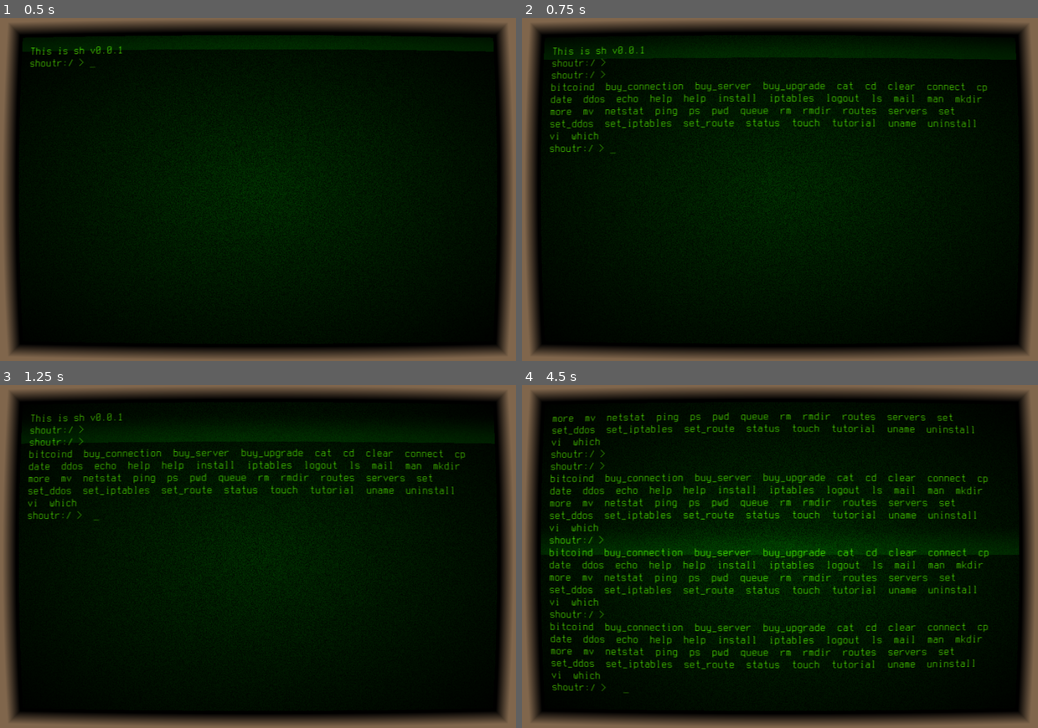
Above: before the commit, frames 1-4 (two rows, left to right).
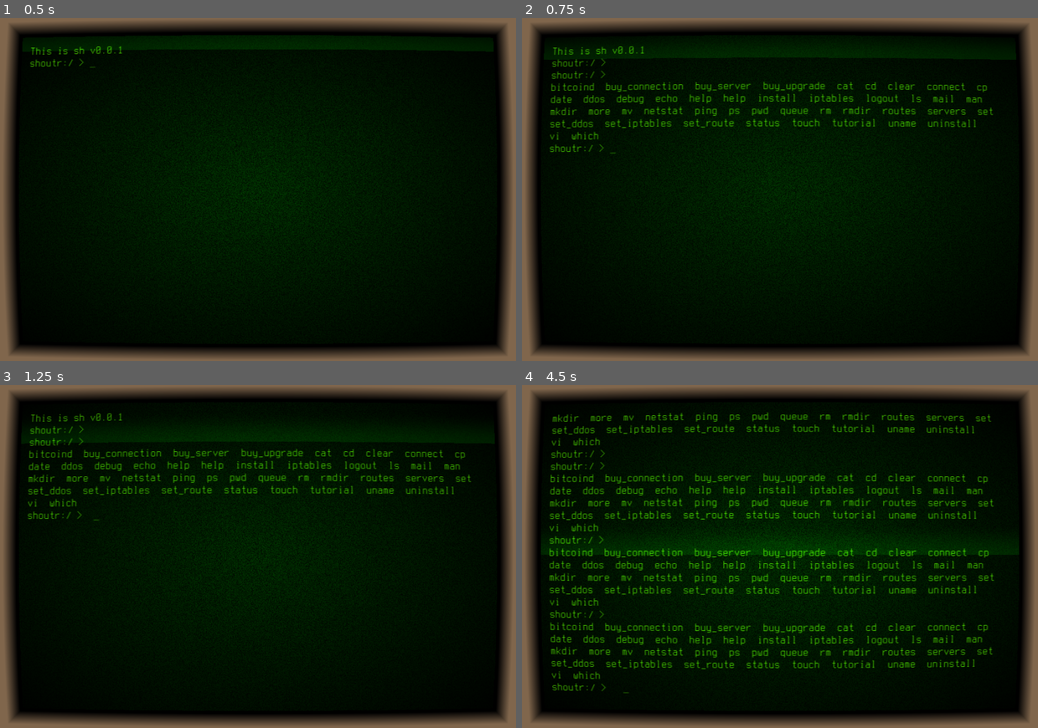
Above: after the commit, the same moments.

Repository: SmBe19/LD46
Game: Godot game, scene res://scn/root.tscn
Same seed, same stepped clock (60 frames per second), same inputs: the game is played once before the commit and once after it.
Inputs:
- Up to frame 1 (0.5 s): no input
- Up to frame 2 (0.75 s): tap Enter at 0.5 s; hold Right from 0.53 s (still down); tap Tab at 0.6 s
- Up to frame 3 (1.25 s): keep holding Right; tap Space at 0.77 s
- Up to frame 4 (4.5 s): release Right at 1.28 s; hold Down 1.28-2.03 s; tap Tab at 1.35, 2.3, 3.05, 3.6, 4.35 s; tap Space at 1.52, 3.02, 3.77 s; hold Right 2.03-2.78 s; tap Backspace at 2.1 s; hold Up 2.78-3.53 s; tap Enter at 2.85 s; hold Left from 3.53 s (still down)

Frame 1 is identical in both runs. In frame 2, 1.3% of the frame differs, in the area x 6-92%, y 22-29%; in frame 3, 1.2%; in frame 4, 4.5%, in the area x 6-92%, y 7-80%.

Commit message:
add complaint mails, better autocomplete, bring back debug

Diff:
--- a/cfg/users.json
+++ b/cfg/users.json
@@ -1,11 +1,13 @@
 [
     {
 	"name" : "Henricus Wallace",
-	"politeness" : 1.0,
+	"mail" : "hwallace@wallaceinc.biz",
+	"politeness" : 0.8,
 	"hacker" : false
     },
     {
 	"name" : "Teodosio Egger",
+	"mail" : "teo@mail.at",
 	"politeness" : 0.8,
 	"hacker" : false
     }
--- /dev/null
+++ b/src/cmd/debug.gd
@@ -0,0 +1,19 @@
+extends Process
+
+func run(args):
+	Root.money = 1e6
+	Root.add_new_server('analyzer', Root.random_ip('10'))
+	Root.add_new_server('apps', Root.random_ip('10'))
+	Root.connect_servers(Root.servers[0], Root.servers[1])
+	Root.connect_servers(Root.servers[0], Root.servers[2])
+	Root.servers[0].install_service('ddos')
+	Root.servers[0].install_service('blackhole')
+	Root.servers[0].install_service('compute')
+	Root.servers[0].install_service('database')
+	Root.servers[1].install_service('analyzer')
+	server.fs_root.open('etc/requests/*', true).content = 'apps'
+	server.fs_root.open('etc/requests/fake', true).content = 'shoutr\nanalyzer\n'
+
+	for i in 20:
+		UserHandler.generate_user()
+	return 0
--- a/src/cmd/sh.gd
+++ b/src/cmd/sh.gd
@@ -285,15 +285,30 @@
 			line = history[history_index] if history_index < len(history) else ""
 		if key == KEY_TAB:
 			var completions = complete(line)
-			if len(completions) == 1:
+			var commonPrefix = ''
+			while len(completions) > 0 && len(commonPrefix) < len(completions[0]):
+				var valid = true
+				var ch = len(commonPrefix)
+				for s in completions:
+					if len(s) < ch + 1 or s[ch] != completions[0][ch]:
+						valid = false
+				if valid:
+					commonPrefix += completions[0][ch]
+				else:
+					break
+			var oldLine = line
+			if len(commonPrefix) > 0:
 				var compl_start_ix = line.rfind(' ')
 				if compl_start_ix < 0:
-					line = completions[0] + ' '
+					if completions[0] == commonPrefix:
+						line = commonPrefix + ' '
+					else:
+						line = commonPrefix
 				else:
-					line = line.left(compl_start_ix+1) + completions[0]
-			elif len(completions) == 0:
+					line = line.left(compl_start_ix+1) + commonPrefix
+			if len(completions) == 0:
 				pass
-			else:
+			elif oldLine == line:
 				send_output(prompt + line)
 				output_process.current_line -= 1
 				send_output_list(completions)
--- a/src/mail/mail.gd
+++ b/src/mail/mail.gd
@@ -2,7 +2,26 @@
 
 class_name Mail
 
-var type
+var content : String
+var subject : String
+var sender : String
+var sender_name : String
 
-func _init(type):
-	self.type = type
+func _init(type, user):
+	content = type.content
+	subject = type.subject
+	content = content.replace("$senderName", user.type.user_name)
+	sender = user.type.mail
+	sender_name = user.type.user_name
+
+func format():
+	var ret = ""
+	ret += "Delivered-To: root@shoutr.io\n"
+	ret += "Received: from outgoing.%s\n" % sender.substr(sender.find_last('@') + 1)
+	ret += "    by mail.shoutr.io (Postfixr)\n"
+	ret += "    for<info@shoutr.io>\n"
+	ret += "From: %s <%s>\n" % [sender_name, sender]
+	ret += "To: Shoutr Services <info@shoutr.io>\n"
+	ret += "Subject: %s\n" % subject
+	ret += content
+	return ret
--- a/src/mail/mail_handler.gd
+++ b/src/mail/mail_handler.gd
@@ -1,6 +1,7 @@
 extends Node
 
 var mails = []
+var mail_types = {}
 
 func _ready():
 	var config = read_json("res://cfg/mails.json")
@@ -8,6 +9,9 @@
 	for request_json in config:
 		var mail = MailType.new(request_json)
 		mails.append(mail)
+		if not mail_types.has(mail.type):
+			mail_types[mail.type] = []
+		mail_types[mail.type].append(mail)
 
 
 func read_json(path):
@@ -18,6 +22,11 @@
 	file.close()
 	return json_result.result
 
-func generate_mail(difficulty):
-	var index = randi() % len(mails)
-	return mails[index]
+func generate_mail(type, user):
+	var index = randi() % len(mail_types[type])
+	return Mail.new(mail_types[type][index], user)
+
+func send_mail(mail):
+	Root.servers[0].fs_root.mkdir('var/mail')
+	var filename =  "%08d_%s" % [Root.game_tick, mail.subject.replace(" ", "_")]
+	Root.servers[0].fs_root.open("var/mail/" + filename, true).content = mail.format()
--- a/src/mail/mail_type.gd
+++ b/src/mail/mail_type.gd
@@ -4,9 +4,14 @@
 
 var content : String
 var subject : String
-var happiness : float
-var politeness : float
+var type : String
+var _json
 
 func _init(json):
+	_json = json
 	content = str(json["content"])
 	subject = str(json["subject"])
+	type = str(json["type"])
+
+func duplicate(flags:int=0):
+	return get_script().new(_json)
--- a/src/mail/user.gd
+++ b/src/mail/user.gd
@@ -7,11 +7,18 @@
 var happiness : float
 var packets = []
 var type
+var sendsMails : bool = false
 
 func _init(type):
 	self.type = type
 	happiness = 0.5
-	pass
+	var existingMailer = false
+	for user in UserHandler.users:
+		if user.type == type and user.sendsMails:
+			existingMailer = true
+	print("Existing mailer: ", existingMailer)
+	sendsMails = not existingMailer and (randi() % throttle_chance(1) == 0)
+	print("Sends mail: ", sendsMails)
 
 func complete_request(request):
 	if request in packets:
@@ -23,8 +30,16 @@
 			print("Great work, I recommended your product to other user")
 			UserHandler.generate_user()
 
+#reduce chance to send mails for large numbers of users
+func throttle_chance(chance):
+	return chance * (len(UserHandler.users) + 10)
+
 func failed_request():
 	happiness -= 0.1
+	if happiness < 0.5 and sendsMails and randi() % 5 == 0:
+		var mail = MailHandler.generate_mail("complaint", self)
+		print(type.user_name, " sent complaint")
+		MailHandler.send_mail(mail)
 	if happiness < 0:
 		print("User left")
 		UserHandler.remove_user(self)
--- a/src/mail/user_type.gd
+++ b/src/mail/user_type.gd
@@ -3,10 +3,12 @@
 class_name UserType
 
 var user_name : String
+var mail : String
 var hacker : bool
 var politeness : float
 
 func _init(json):
 	user_name = str(json["name"])
+	mail = str(json["mail"])
 	hacker = bool(json["hacker"])
 	politeness = float(json["politeness"])
--- a/src/root.gd
+++ b/src/root.gd
@@ -17,6 +17,7 @@
 var game_running = true
 
 func _init():
+	randomize()
 	add_new_server("shoutr", "10.0.0.1")
 	servers[0].disk *= 2
 
